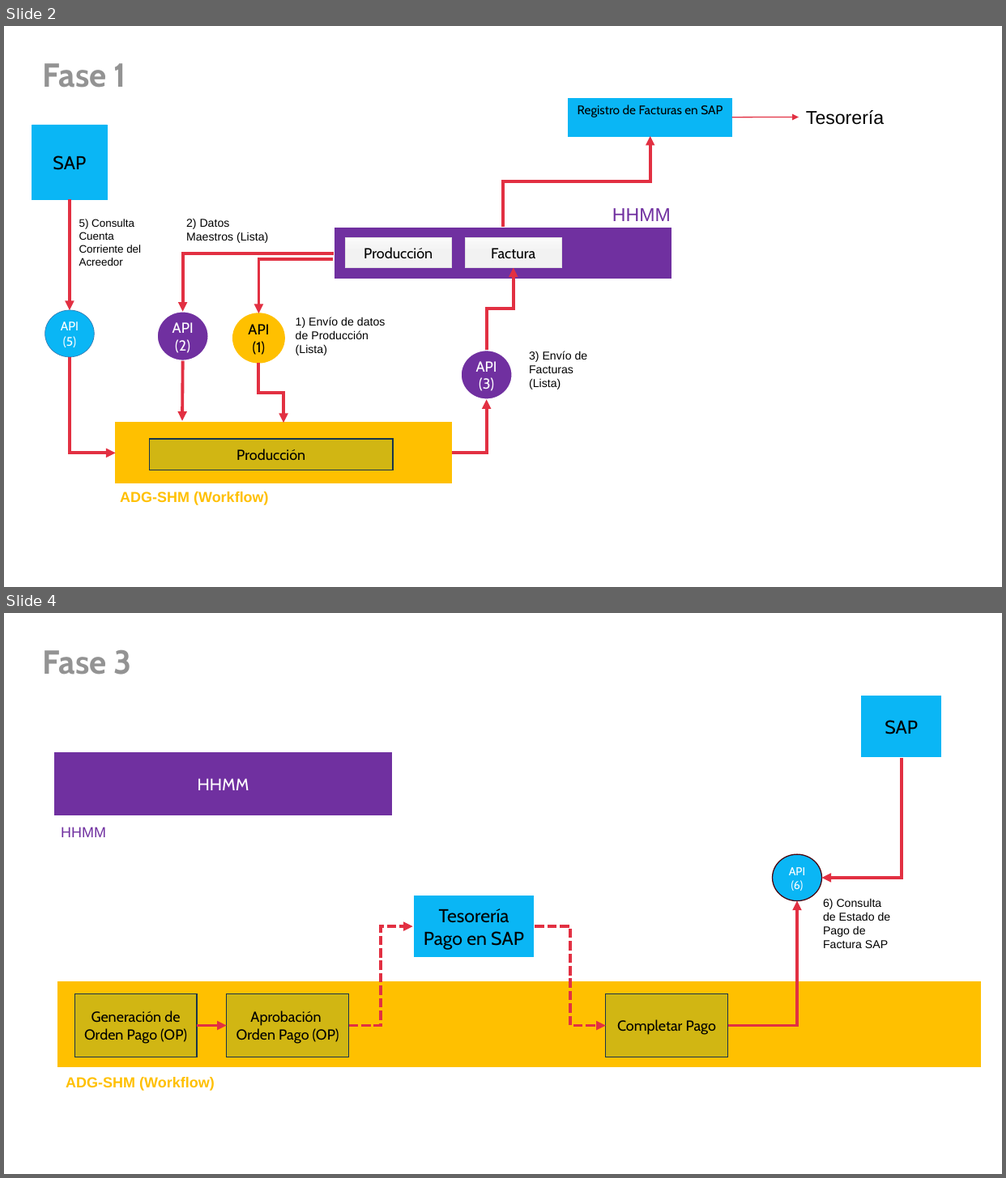
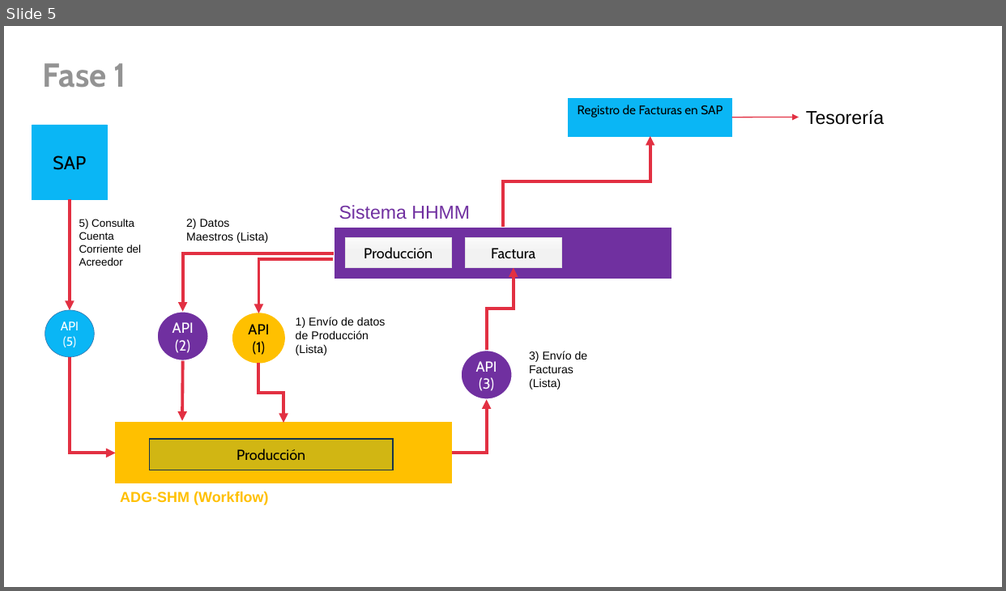
Before and after one commit to aanampa/ADG_SHM, a slide deck: docs/ADG SHM - Despliegue v1.pptx. Shown one above the other, each under a label of ours: slides 2 and 4 before the commit, slide 5 after it; the slides between them are not shown. The pictures are 1006x1178 and 1006x591 pixels, drawn with LibreOffice and Linux fonts; fonts in the diff are those of the drawing; background and template pictures are left out. Boxes give left, top, right and bottom in pixels: in the first picture for what was removed or moved away, otherwise in the second. Text is boxed around its words. In the diff, an @@ line names an element or a change of style, - is before the commit and + after.

```diff
--- a/docs/ADG SHM - Despliegue v1.pptx
+++ b/docs/ADG SHM - Despliegue v1.pptx
@@ slide 4 removed at (x1=4, y1=613, x2=1002, y2=1174), background #FFFFFF @@
@@ title removed at (x1=43, y1=650, x2=132, y2=675) @@
-Fase 3
@@ rectangle removed at (x1=860, y1=695, x2=943, y2=758) @@
-SAP
@@ rectangle removed at (x1=53, y1=752, x2=393, y2=815) @@
-HHMM
@@ elbow arrow removed from (901, 758) to (822, 878) @@
@@ text removed at (x1=61, y1=827, x2=106, y2=837) @@
-HHMM
@@ ellipse removed at (x1=773, y1=855, x2=822, y2=901) @@
-API
-(6)
@@ rectangle removed at (x1=413, y1=895, x2=535, y2=959) @@
-Tesorería Pago en SAP
@@ elbow arrow removed from (728, 1025) to (798, 901) @@
@@ text removed at (x1=823, y1=898, x2=891, y2=948) @@
-6) Consulta de Estado de Pago de Factura SAP
@@ elbow arrow removed from (349, 1025) to (413, 926) @@
@@ elbow arrow removed from (535, 926) to (606, 1025) @@
@@ rectangle removed at (x1=58, y1=982, x2=981, y2=1067) @@
@@ rectangle removed at (x1=74, y1=994, x2=197, y2=1058) @@
-Generación de Orden Pago (OP)
@@ rectangle removed at (x1=226, y1=994, x2=348, y2=1058) @@
-Aprobación
-Orden Pago (OP)
@@ rectangle removed at (x1=606, y1=994, x2=728, y2=1058) @@
-Completar Pago
@@ arrow removed from (197, 1025) to (226, 1025) @@
@@ text removed at (x1=66, y1=1077, x2=215, y2=1091) @@
-ADG-SHM (Workflow)
@@ what was slide 2 is now slide 5 @@
@@ slide 5 changed as well @@
@@ text at (x1=339, y1=205, x2=470, y2=220): text changed @@
-HHMM
+Sistema HHMM
```
Also in this commit, not shown: 2 other slides changed, 3 slides added, 1 other slide removed, 22 other files.
